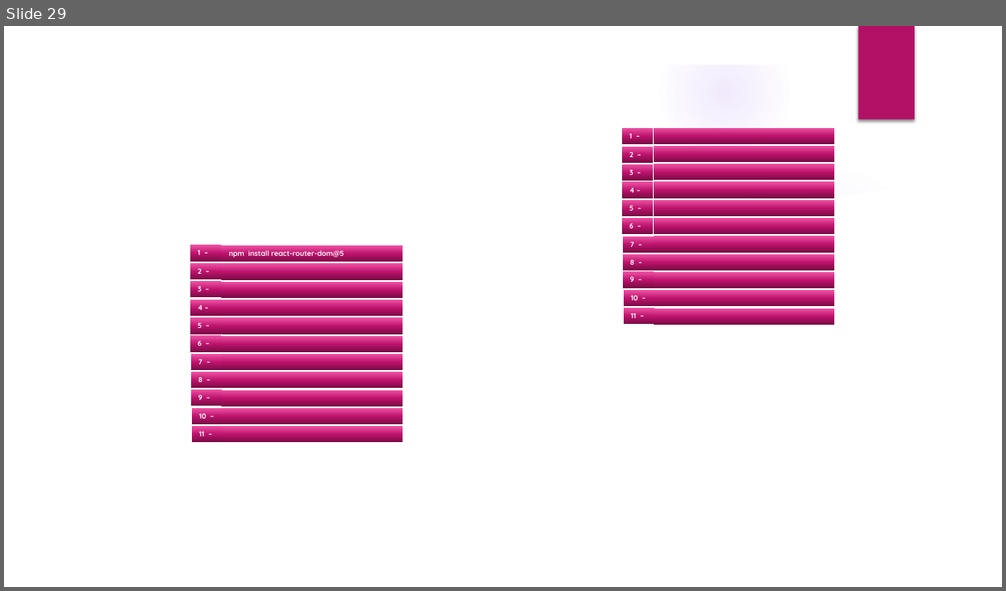
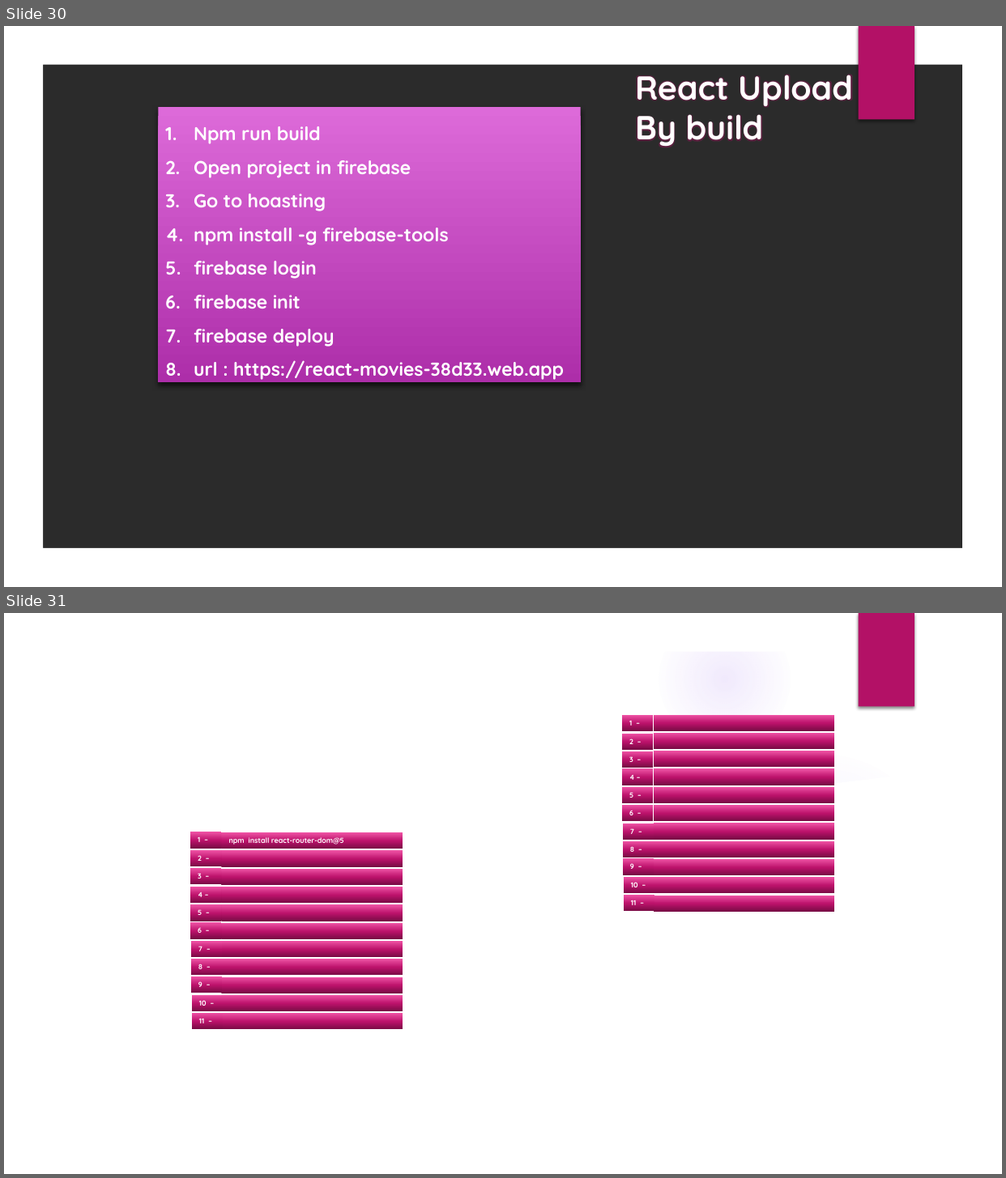
Before and after one commit to bakour1/order-food-app, a slide deck: Presentation1.pptx. Shown one above the other, each under a label of ours: slide 29 before the commit, slides 30 and 31 after it. The pictures are 1006x591 and 1006x1178 pixels, drawn with LibreOffice and Linux fonts; fonts in the diff are those of the drawing; background and template pictures are left out; a plain dark background stands for a picture behind light text. Boxes give left, top, right and bottom in pixels: in the first picture for what was removed or moved away, otherwise in the second. Text is boxed around its words. In the diff, an @@ line names an element or a change of style, - is before the commit and + after.

```diff
--- a/Presentation1.pptx
+++ b/Presentation1.pptx
@@ slide 30 added at (4, 26, 1002, 587), background picture (left out); not listed: 2 template elements that a slide beside it also shows @@
@@ text added at (635, 75, 853, 148), 32 pt, text #FFFFFF, bold @@
+React Upload
+By build
@@ rectangle added at (158, 107, 581, 382), fill gradient #DD6AD9 to #AE2EAA, 18 pt, text #FFFFFF, bold @@
+1. Npm run build
+2. Open project in firebase
+3. Go to hoasting
+4. npm install -g firebase-tools
+5. firebase login
+6. firebase init
+7. firebase deploy
+8. url : https://react-movies-38d33.web.app
@@ what was slide 29 is now slide 31 @@
```
Also in this commit, not shown: 1 other slide added.
